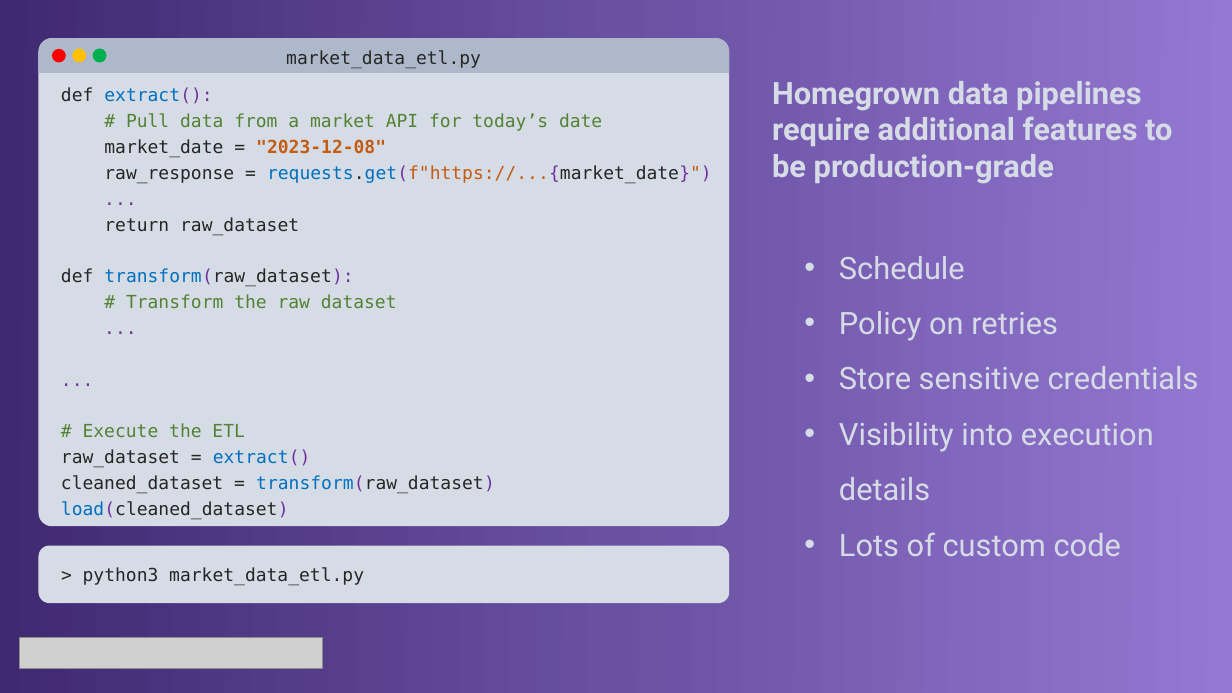
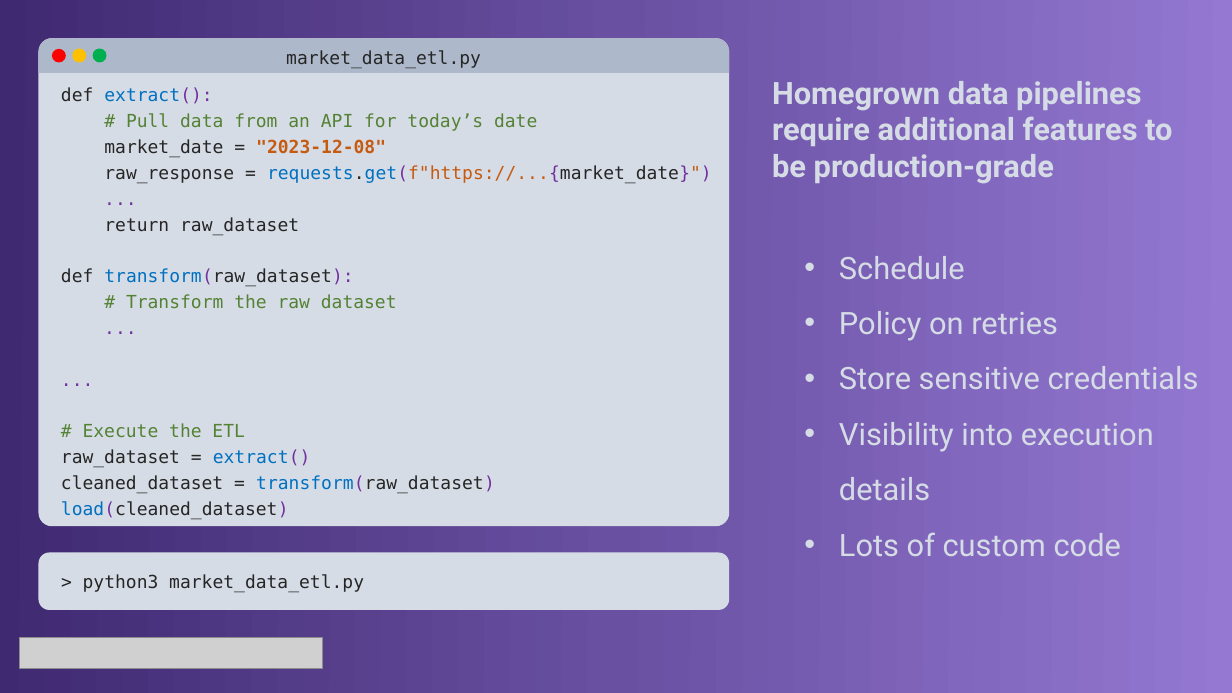
Before and after one commit to jroachgolf84/astronomer-panel-interview, a slide deck: slide 7 of documentation/Astronomer Panel Presentation.pptx (slide 6 before the commit). Drawn at 1232x693 pixels with LibreOffice and Linux fonts; fonts in the diff are those of the drawing; grey boxes stand for pictures. Boxes give left, top, right and bottom in pixels: in the first picture for what was removed or moved away, otherwise in the second. Text is boxed around its words. In the diff, an @@ line names an element or a change of style, - is before the commit and + after.

```diff
--- a/documentation/Astronomer Panel Presentation.pptx
+++ b/documentation/Astronomer Panel Presentation.pptx
@@ text at (x1=126, y1=113, x2=537, y2=131): text changed @@
-# Pull data from a market API for today’s date
+# Pull data from an API for today’s date
@@ rounded rectangle moved from (x1=39, y1=545, x2=730, y2=603) to (x1=39, y1=553, x2=730, y2=610) @@
@@ text "> python3 market_data_etl.py" moved from (x1=83, y1=567, x2=364, y2=586) to (x1=83, y1=574, x2=364, y2=593) @@
```
Also in this commit, not shown: 14 other slides changed, 1 slide added, 1 other file.
